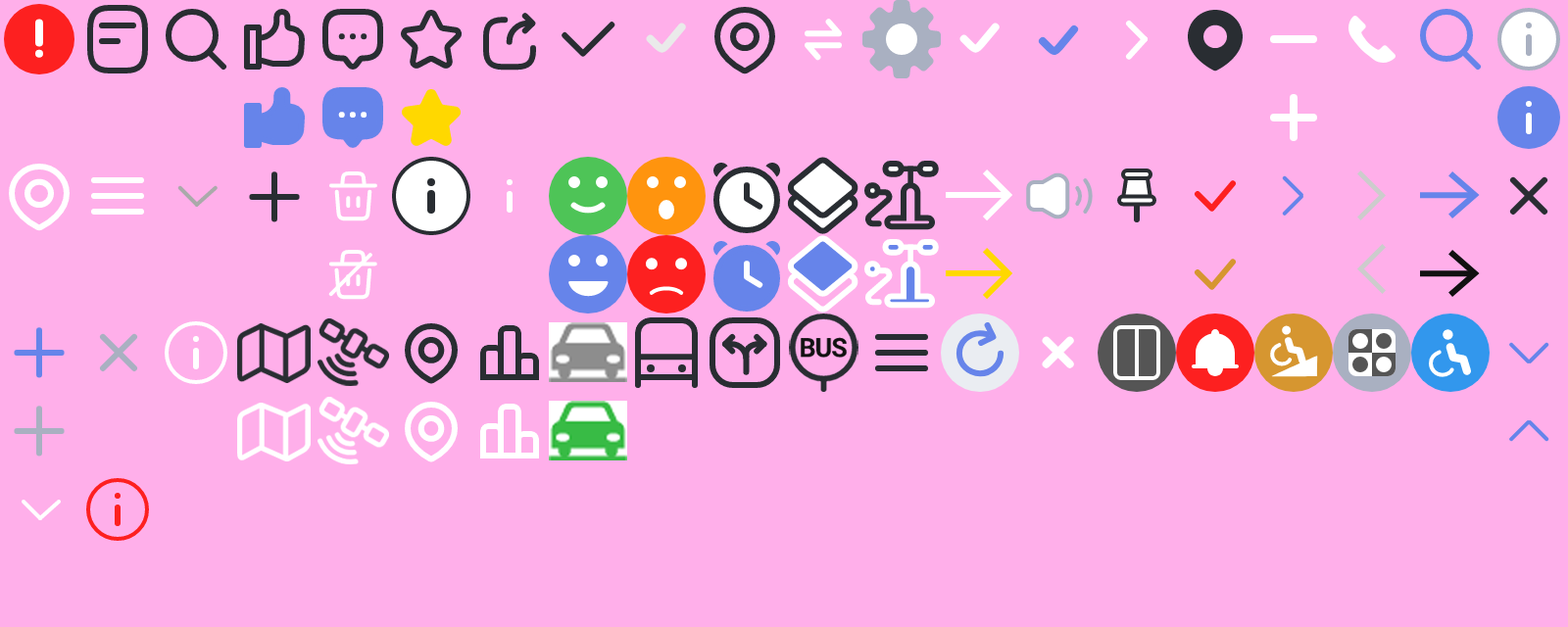
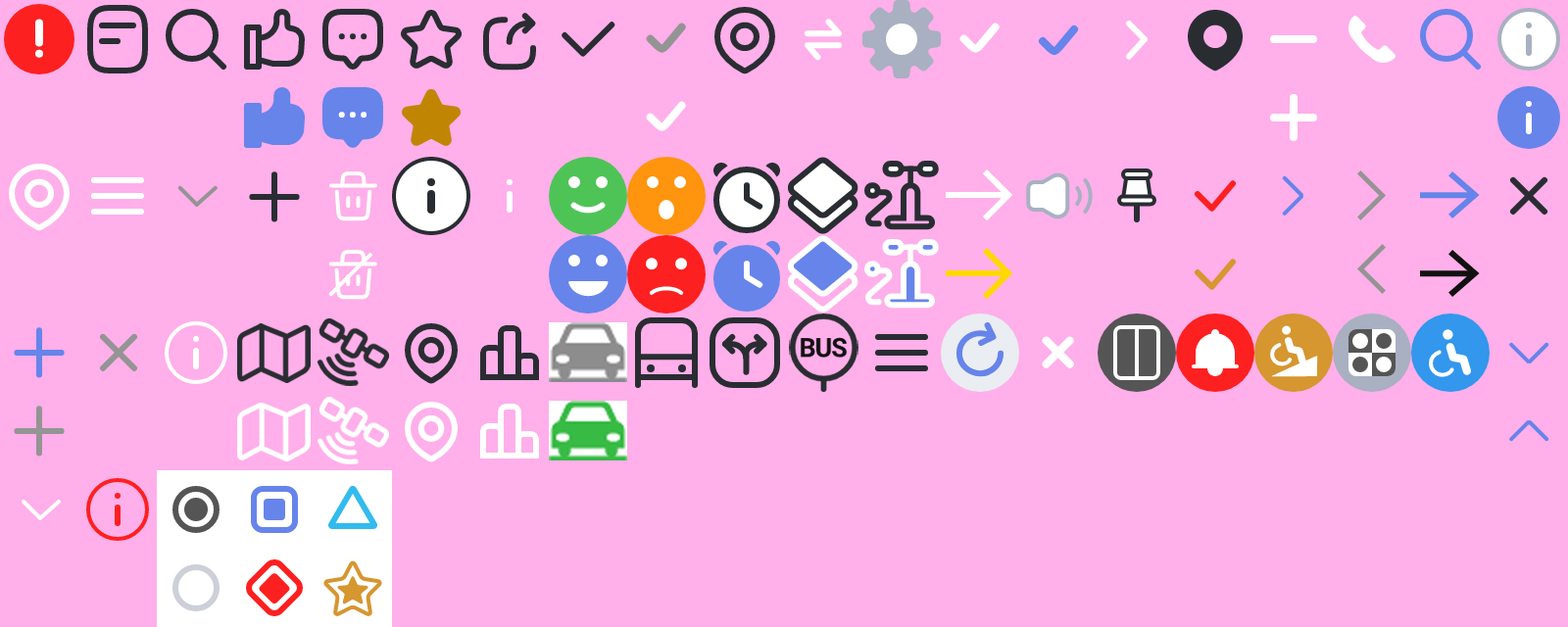
Revision of a layered 1568x627 image; what changed, layer by layer:
added layer "레이어 20" in group "네번쨰 줄" over [313,548,392,627]
added layer "레이어 19" in group "네번쨰 줄" over [313,470,392,549]
added layer "레이어 18" in group "네번쨰 줄" over [235,548,314,627]
added layer "레이어 17" in group "네번쨰 줄" over [235,470,314,549]
added layer "레이어 16" in group "네번쨰 줄" over [156,548,236,627]
added layer "레이어 15" in group "네번쨰 줄" over [156,470,236,549]
painted on "Layer 104" over [98,333,139,372]
painted on "Layer 102" over [13,405,65,457]
painted on "Layer 90 copy" over [1357,244,1386,294]
painted on "Layer 90" over [1357,170,1386,221]
painted on "Layer 52" over [177,185,218,207]
added layer "Layer 26 복사" in group "첫번쨰 줄" over [645,100,686,132]
painted on "Layer 26" over [645,22,686,53]
painted on "Layer 21" over [401,89,461,147]
